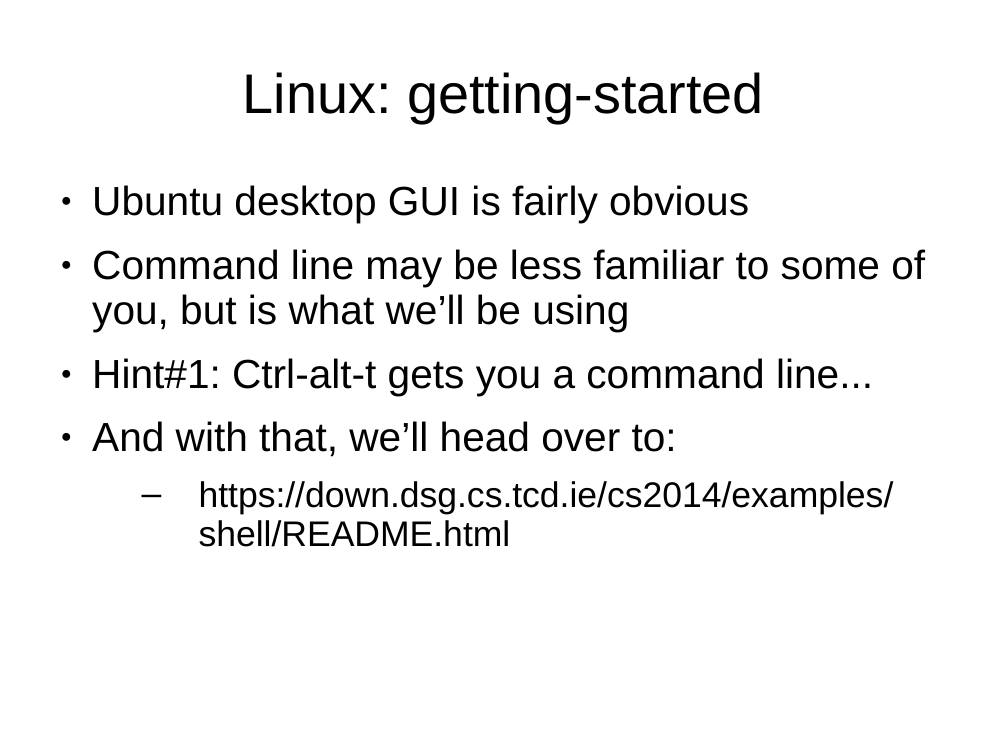
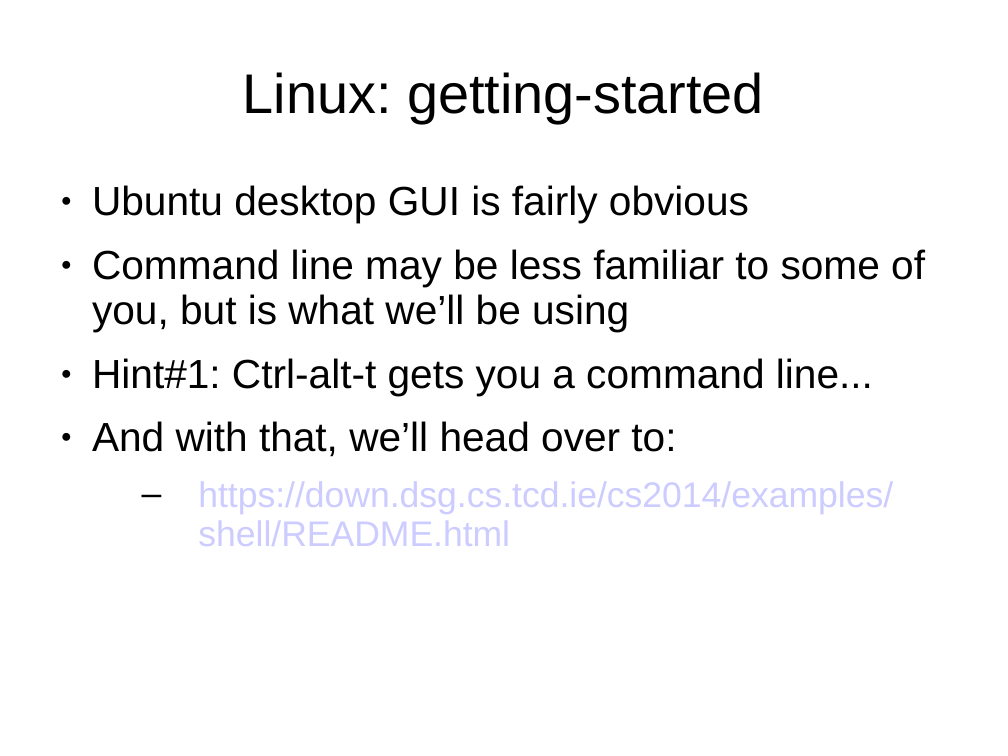
Before and after one commit to sftcd/cs2014, a slide deck: slide 4 of lectures/os-stuff.ppt. Drawn at 1008x756 pixels with LibreOffice and Linux fonts; fonts in the diff are those of the drawing. Boxes give left, top, right and bottom in pixels: in the first picture for what was removed or moved away, otherwise in the second. Text is boxed around its words. In the diff, an @@ line names an element or a change of style, - is before the commit and + after.

```diff
--- a/lectures/os-stuff.ppt
+++ b/lectures/os-stuff.ppt
@@ text "Ubuntu desktop GUI is fairly ..." at (x1=92, y1=185, x2=925, y2=546): text colour #000000 to #CCCCFF in "https://down.dsg.cs.tcd.ie/cs2014/examples/shell/README.html" @@
```
Also in this commit, not shown: 1 other slide changed, 4 other files.
